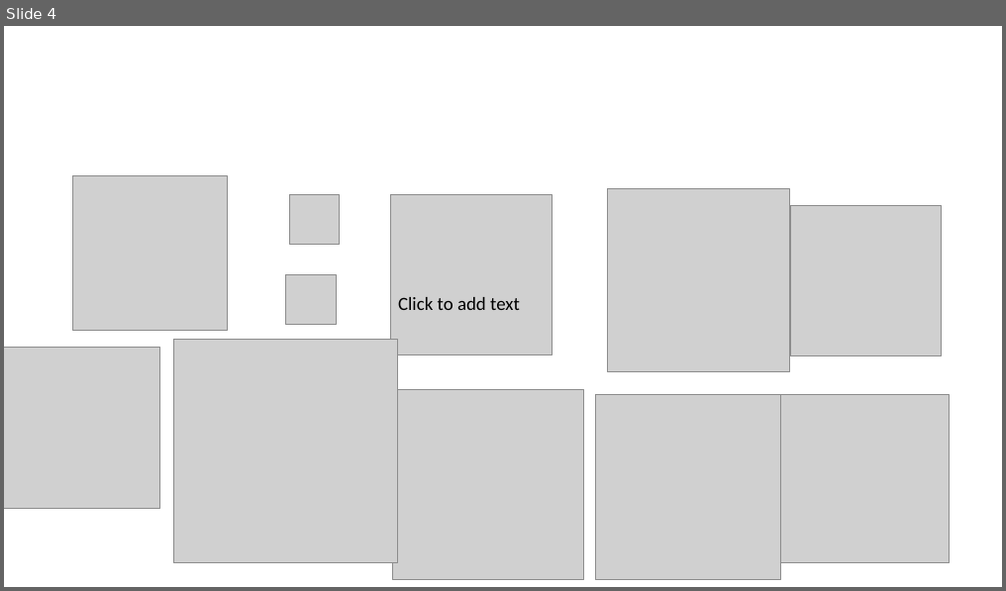
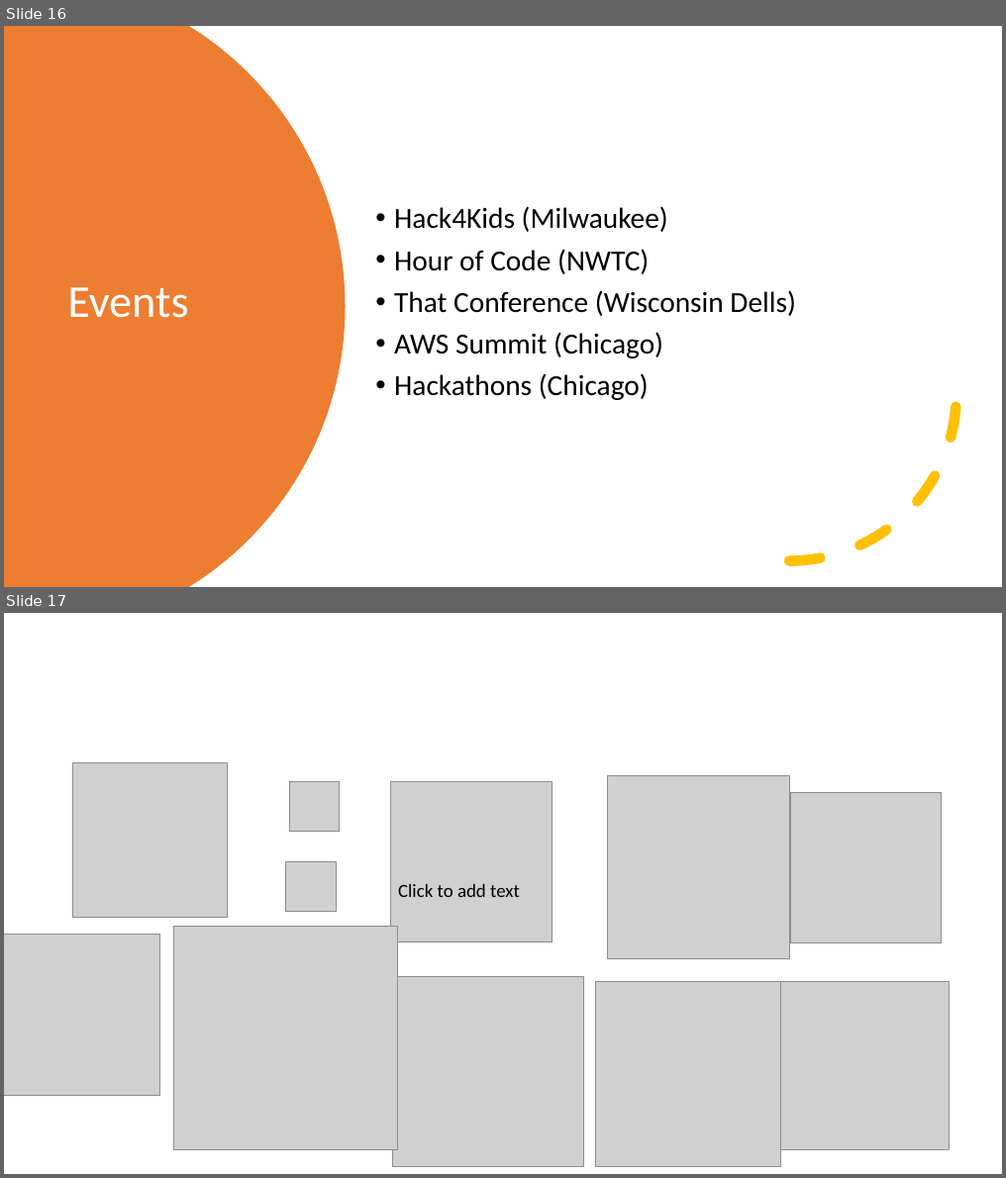
Before and after one commit to kevmoens/ThatConference2022, a slide deck: ThatConference2022.pptx. Shown one above the other, each under a label of ours: slide 4 before the commit, slides 16 and 17 after it. The pictures are 1006x591 and 1006x1178 pixels, drawn with LibreOffice and Linux fonts; fonts in the diff are those of the drawing; grey boxes stand for pictures. Boxes give left, top, right and bottom in pixels: in the first picture for what was removed or moved away, otherwise in the second. Text is boxed around its words. In the diff, an @@ line names an element or a change of style, - is before the commit and + after.

```diff
--- a/ThatConference2022.pptx
+++ b/ThatConference2022.pptx
@@ slide 16 added at box(4, 26, 1002, 587), background #FFFFFF @@
@@ freeform shape added at box(4, 26, 346, 587), fill #ED7D31 @@
@@ text added at box(394, 206, 796, 400), 28 pt, text #000000 @@
+• Hack4Kids (Milwaukee)
+• Hour of Code (NWTC)
+• That Conference (Wisconsin Dells)
+• AWS Summit (Chicago)
+• Hackathons (Chicago)
@@ arc (boxed as its full ellipse) added at box(623, 227, 957, 562), outline #FFC000 10 pt dashed @@
@@ title added at box(67, 287, 188, 318), 44 pt, text #FFFFFF @@
+Events
@@ what was slide 4 is now slide 17 @@
```
Also in this commit, not shown: 12 other slides added.
